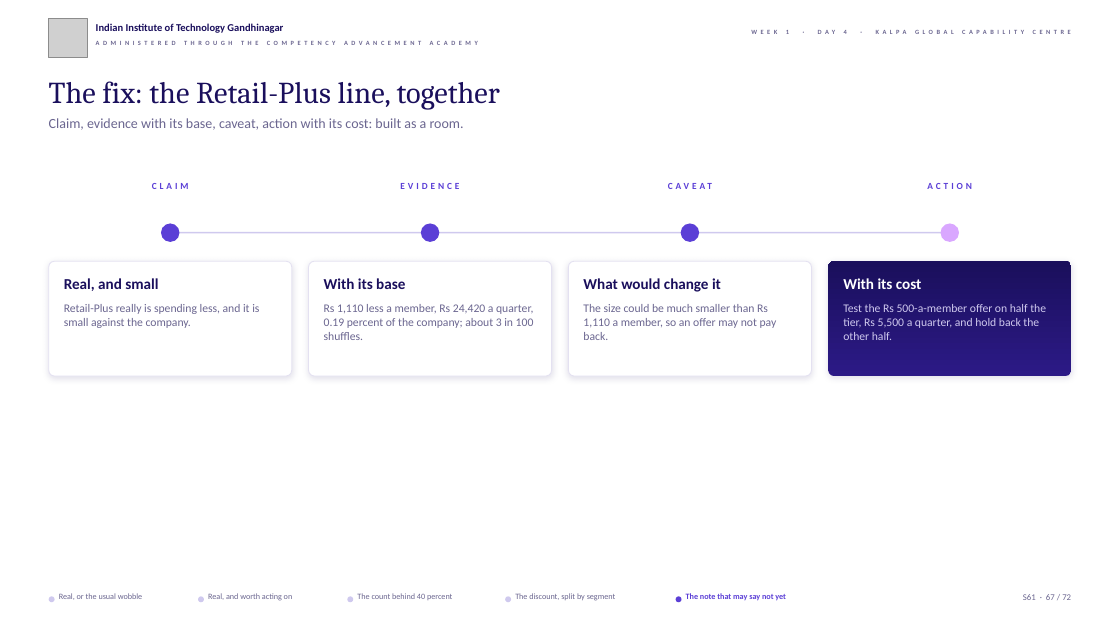
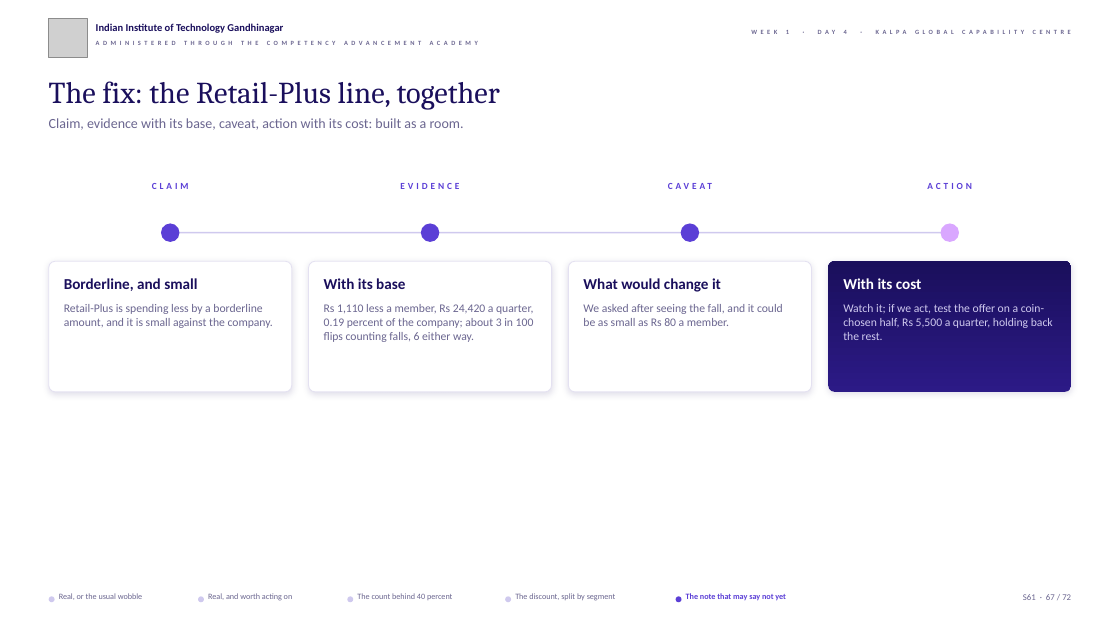
Before and after one commit to fde-academy-lab/c2-content-factory, a slide deck: slide 67 of content/W01/D4/slides/C2_W01_D04_half1_STUDENT.pptx. Drawn at 1120x630 pixels with LibreOffice and Linux fonts; fonts in the diff are those of the drawing; grey boxes stand for pictures; background and template pictures are left out. Boxes give left, top, right and bottom in pixels: in the first picture for what was removed or moved away, otherwise in the second. Text is boxed around its words. In the diff, an @@ line names an element or a change of style, - is before the commit and + after.

```diff
--- a/content/W01/D4/slides/C2_W01_D04_half1_STUDENT.pptx
+++ b/content/W01/D4/slides/C2_W01_D04_half1_STUDENT.pptx
@@ rounded rectangle: place and size @@
-rounded rectangle at (49, 261, 292, 376)
+rounded rectangle at (49, 261, 292, 392)
@@ rounded rectangle: place and size @@
-rounded rectangle at (308, 261, 551, 376)
+rounded rectangle at (308, 261, 551, 392)
@@ rounded rectangle: place and size @@
-rounded rectangle at (569, 261, 812, 376)
+rounded rectangle at (569, 261, 812, 392)
@@ rounded rectangle: place and size @@
-rounded rectangle at (828, 261, 1071, 376)
+rounded rectangle at (828, 261, 1071, 392)
@@ text at (64, 278, 197, 291): text changed @@
-Real, and small
+Borderline, and small
@@ text at (64, 304, 273, 328): text changed @@
-Retail-Plus really is spending less, and it is small against the company.
+Retail-Plus is spending less by a borderline amount, and it is small against the company.
@@ text at (324, 304, 534, 342): text changed @@
-Rs 1,110 less a member, Rs 24,420 a quarter, 0.19 percent of the company; about 3 in 100 shuffles.
+Rs 1,110 less a member, Rs 24,420 a quarter, 0.19 percent of the company; about 3 in 100 flips counting falls, 6 either way.
@@ text at (583, 304, 783, 326): text changed @@
-The size could be much smaller than Rs 1,110 a member, so an offer may not pay back.
+We asked after seeing the fall, and it could be as small as Rs 80 a member.
@@ text at (843, 304, 1053, 340): text changed @@
-Test the Rs 500-a-member offer on half the tier, Rs 5,500 a quarter, and hold back the other half.
+Watch it; if we act, test the offer on a coin-chosen half, Rs 5,500 a quarter, holding back the rest.
```
Also in this commit, not shown: 52 other slides changed, 4 other files.
